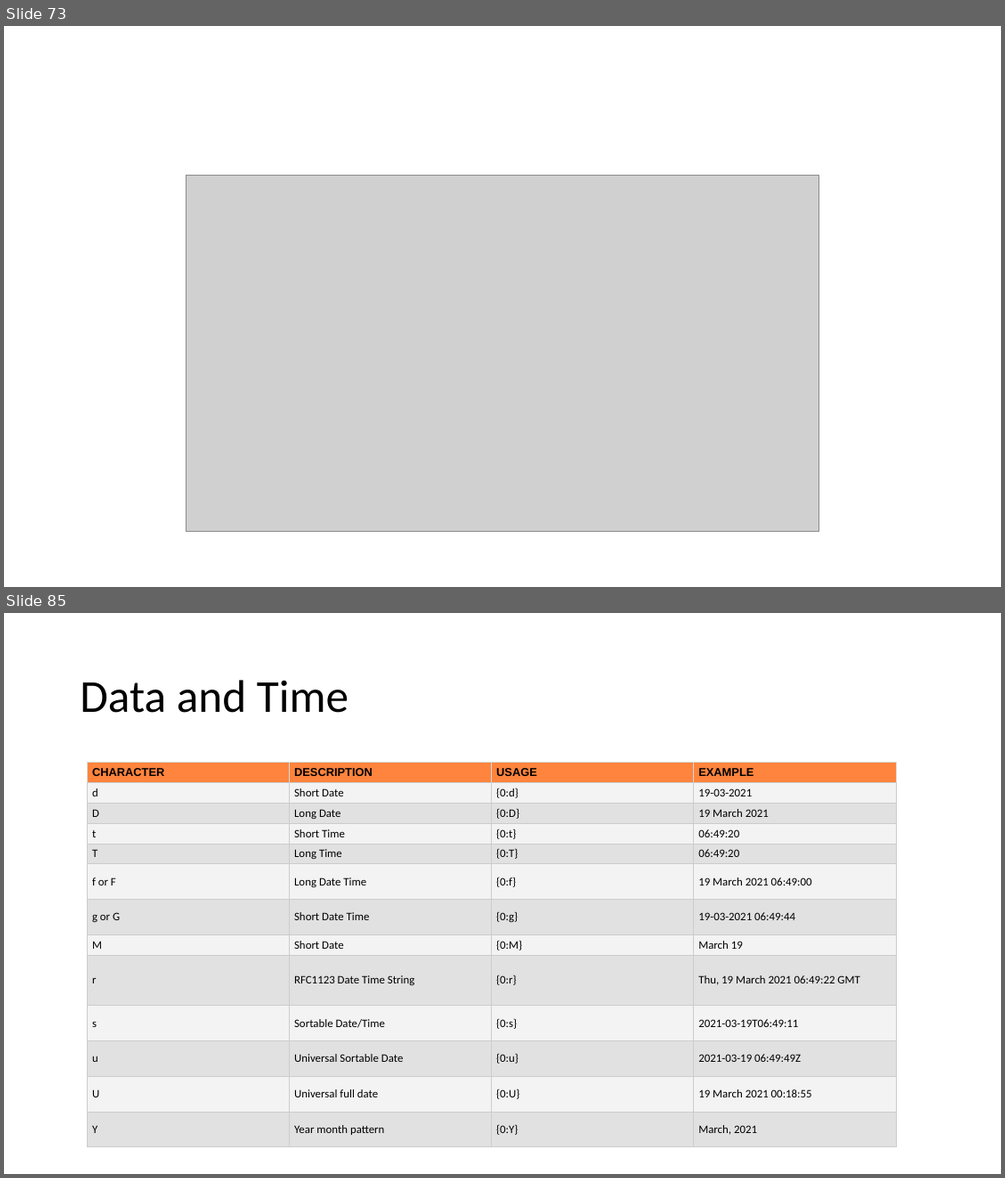
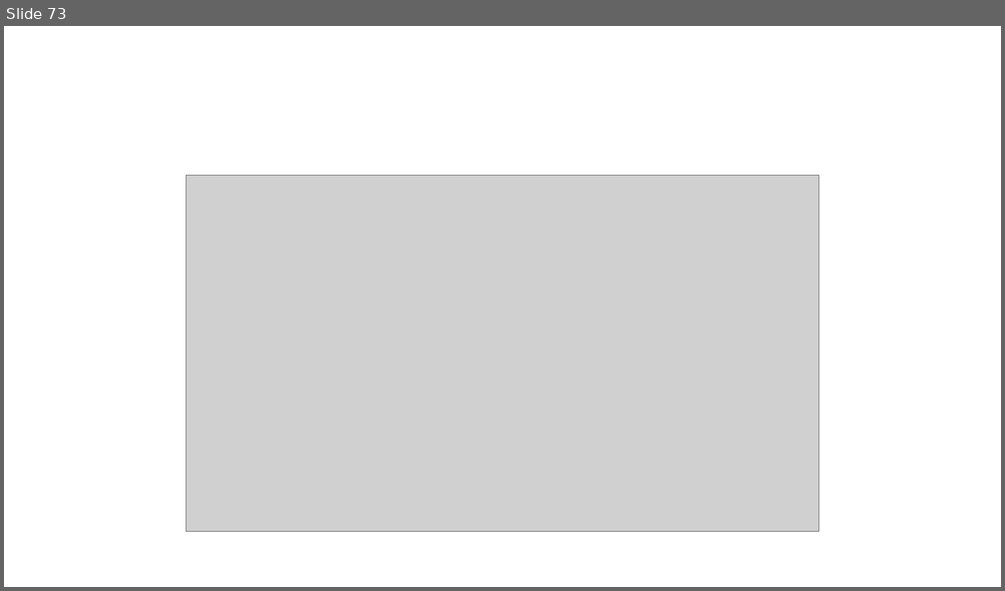
Before and after one commit to MadhuSudhan-Gangumolu/ppt, a slide deck: NET Introduction.pptx. Shown one above the other, each under a label of ours: slides 73 and 85 before the commit, slide 73 after it; the slides between them are not shown. The pictures are 1005x1178 and 1005x591 pixels, drawn with LibreOffice and Linux fonts; fonts in the diff are those of the drawing; grey boxes stand for pictures; background and template pictures are left out. Boxes give left, top, right and bottom in pixels: in the first picture for what was removed or moved away, otherwise in the second. Text is boxed around its words. In the diff, an @@ line names an element or a change of style, - is before the commit and + after.

```diff
--- a/NET Introduction.pptx
+++ b/NET Introduction.pptx
@@ slide 85 removed at bbox=[4, 613, 1001, 1174], background #FFFFFF @@
@@ title removed at bbox=[80, 680, 348, 713] @@
-Data and Time
@@ table removed at bbox=[87, 763, 895, 1148], 13 rows, 4 columns @@
-CHARACTER | DESCRIPTION | USAGE | EXAMPLE
-d | Short Date | {0:d} | 19-03-2021
-D | Long Date | {0:D} | 19 March 2021
-t | Short Time | {0:t} | 06:49:20
-T | Long Time | {0:T} | 06:49:20
-f or F | Long Date Time | {0:f} | 19 March 2021 06:49:00
-g or G | Short Date Time | {0:g} | 19-03-2021 06:49:44
-M | Short Date | {0:M} | March 19
-r | RFC1123 Date Time String | {0:r} | Thu, 19 March 2021 06:49:22 GMT
-s | Sortable Date/Time | {0:s} | 2021-03-19T06:49:11
-u | Universal Sortable Date | {0:u} | 2021-03-19 06:49:49Z
-U | Universal full date | {0:U} | 19 March 2021 00:18:55
-Y | Year month pattern | {0:Y} | March, 2021
```
Also in this commit, not shown: 13 other slides removed, 1 other file.
